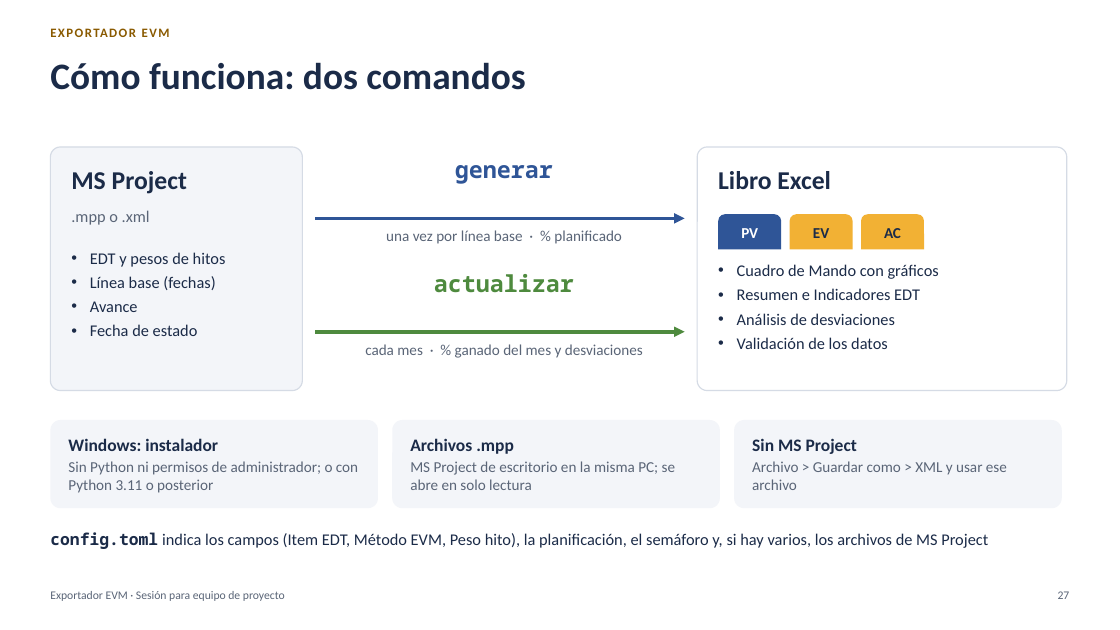
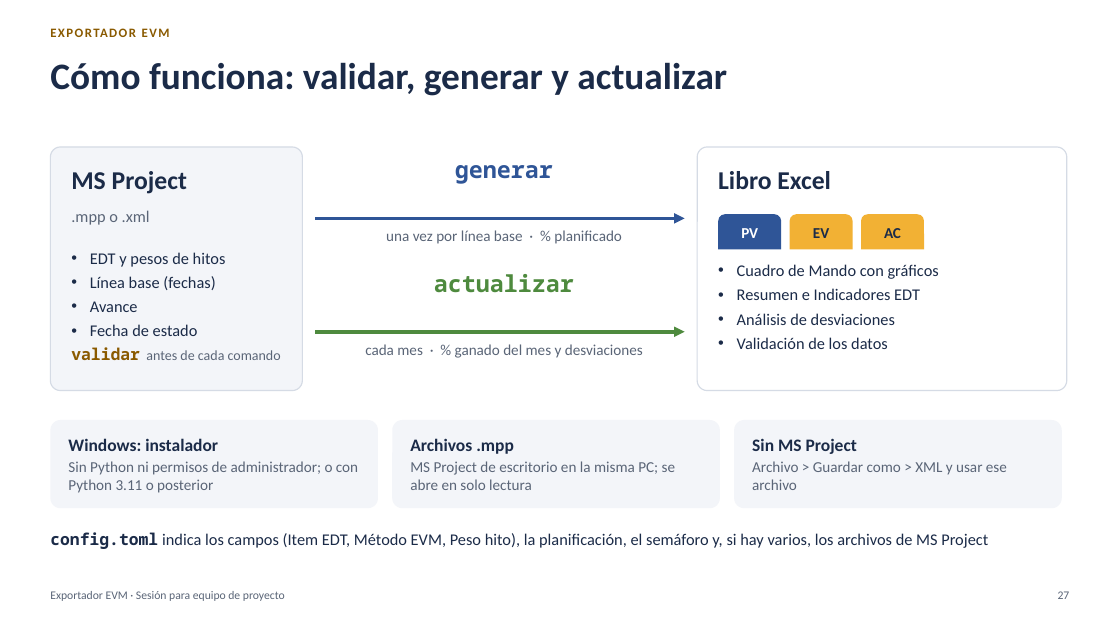
Before and after one commit to MarceloSalazar/evm-automation, a slide deck: slide 27 of docs/presentacion-jefes-de-proyecto.pptx. Drawn at 1120x630 pixels with LibreOffice and Linux fonts; fonts in the diff are those of the drawing. Boxes give left, top, right and bottom in pixels: in the first picture for what was removed or moved away, otherwise in the second. Text is boxed around its words. In the diff, an @@ line names an element or a change of style, - is before the commit and + after.

Commit message:
Revisión de coherencia de la documentación y la presentación
- validar y generar-fichas en el README, el índice, el proceso de reporte,
  el tutorial, varios archivos, multi-empresa, el glosario y la presentación.
- Cierre mensual en el mismo orden en todos los documentos: fecha de estado,
  avance, reprogramación y validar.
- Detalles que no coincidían con el programa: --nivel-max en actualizar,
  valores por defecto de las opciones, códigos de salida de validar, peso de
  las tareas con distribucion = "calendario", feriados con XML, mes 1, filas
  -D, campo Visible después de generar, Cronograma Ganado y análisis de un
  mes anterior.
- Presentación: ejemplo de % Completado con hitos que pesan 100, pestañas
  % PV y % EV, extracto actual de la hoja AC, validar en el proceso; PDF
  regenerado.
- Plantillas de tickets sin --solo ev y con generar-fichas (parte de #18);
  punto de cambio de versión en la plantilla de Pull Request.

```diff
--- a/docs/presentacion-jefes-de-proyecto.pptx
+++ b/docs/presentacion-jefes-de-proyecto.pptx
@@ title at (50,62,727,96): text changed @@
-Cómo funciona: dos comandos
+Cómo funciona: validar, generar y actualizar
@@ text added at (71,347,281,360), 12 pt, text #5A6577 @@
+validar antes de cada comando
```
Also in this commit, not shown: 18 other slides changed, 29 other files.
